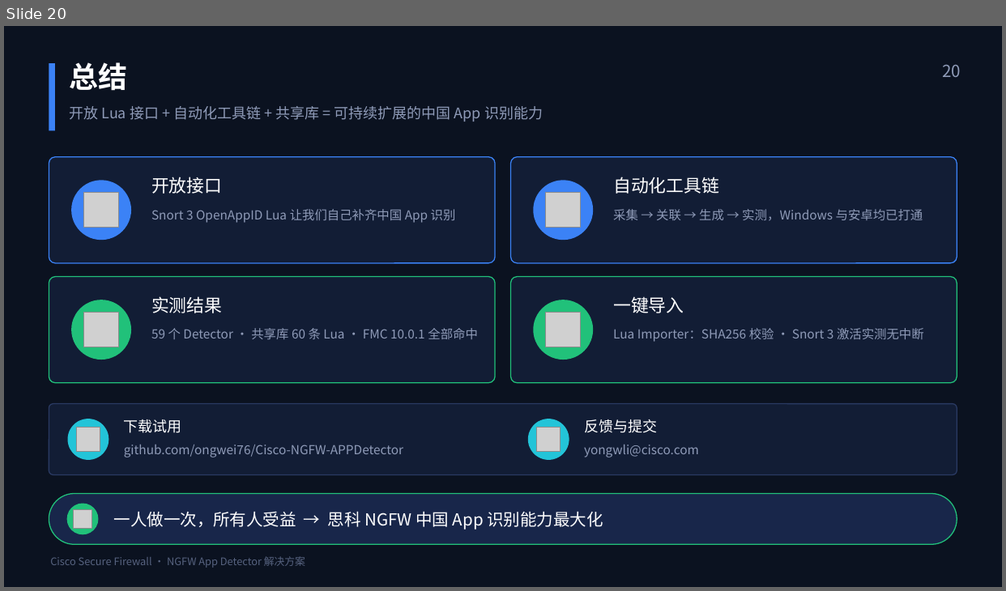
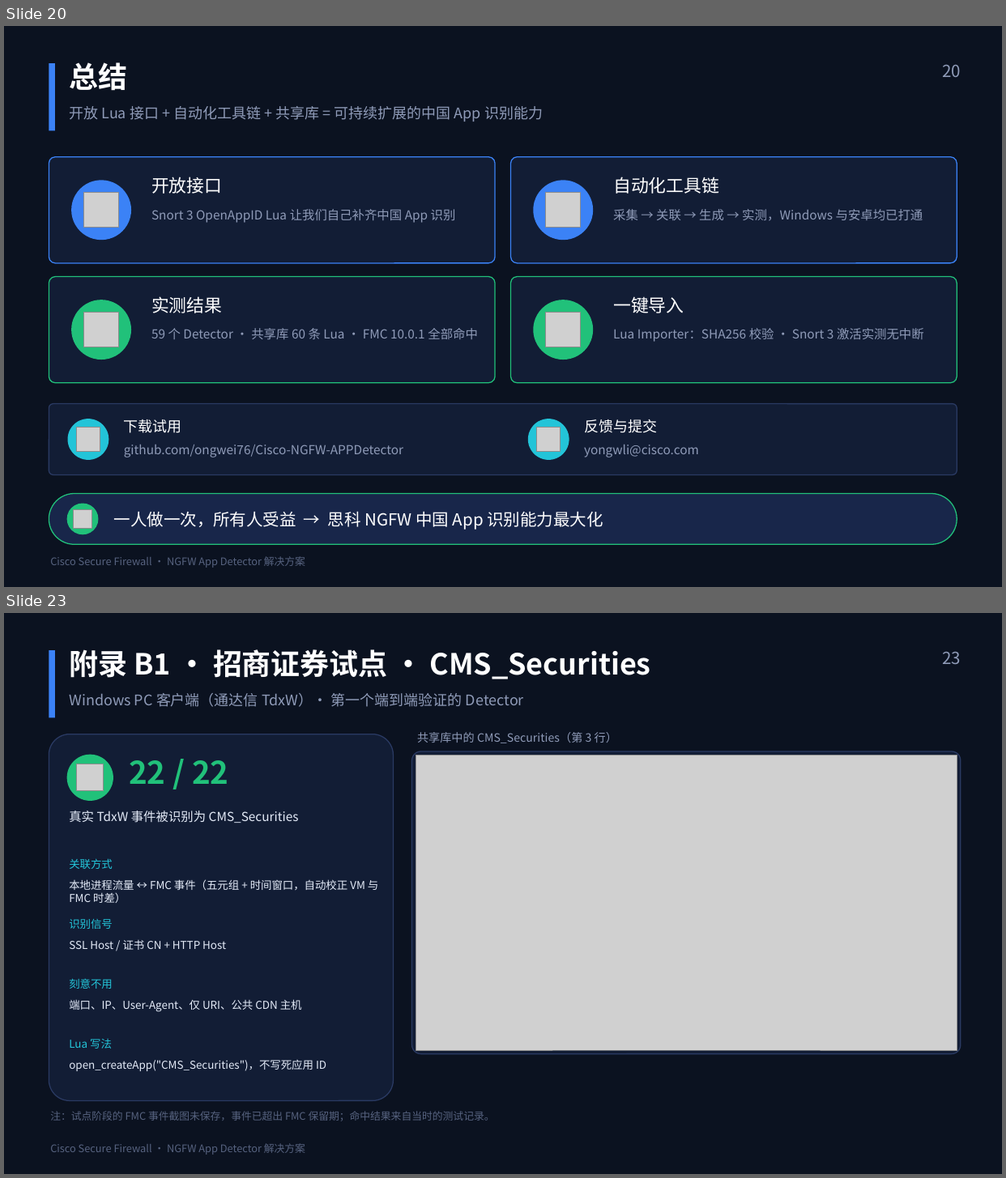
Before and after one commit to ongwei76/Cisco-NGFW-APPDetector, a slide deck: presentation/NGFW_App_Detector_解决方案介绍_中文.pptx. Shown one above the other, each under a label of ours: slide 20 before the commit, slides 20 and 23 after it; the slides between them are not shown. The pictures are 1006x591 and 1006x1178 pixels, drawn with LibreOffice and Linux fonts; fonts in the diff are those of the drawing; grey boxes stand for pictures. Boxes give left, top, right and bottom in pixels: in the first picture for what was removed or moved away, otherwise in the second. Text is boxed around its words. In the diff, an @@ line names an element or a change of style, - is before the commit and + after.

```diff
--- a/presentation/NGFW_App_Detector_解决方案介绍_中文.pptx
+++ b/presentation/NGFW_App_Detector_解决方案介绍_中文.pptx
@@ slide 23 added at box(4, 613, 1002, 1174), background #FFFFFF @@
@@ rectangle added at box(4, 613, 1002, 1174), fill #0B1220 @@
@@ rectangle added at box(49, 650, 55, 717), fill #3B82F6 @@
@@ text added at box(69, 649, 651, 679), 28 pt, text #FFFFFF, bold @@
+附录 B1 · 招商证券试点 · CMS_Securities
@@ text added at box(942, 651, 961, 664), 16 pt, text #8F9BB8 @@
+23
@@ text added at box(69, 693, 524, 707), 14 pt, text #8F9BB8 @@
+Windows PC 客户端（通达信 TdxW）· 第一个端到端验证的 Detector
@@ text added at box(417, 732, 617, 743), 11 pt, text #8F9BB8 @@
+共享库中的 CMS_Securities（第 3 行）
@@ rounded rectangle added at box(49, 735, 394, 1101), fill #121D35, outline #2A3A63 1 pt @@
@@ ellipse added at box(67, 755, 113, 801), fill #21C17A @@
@@ rounded rectangle added at box(412, 752, 961, 1054), fill #121D35, outline #2A3A63 1 pt @@
@@ picture added at box(415, 756, 957, 1050) @@
@@ picture added at box(77, 764, 104, 791) @@
@@ text added at box(129, 760, 228, 784), 30 pt, text #21C17A, bold @@
+22 / 22
@@ text added at box(69, 811, 299, 823), 12 pt, text #E3EAF7 @@
+真实 TdxW 事件被识别为 CMS_Securities
@@ text added at box(69, 858, 113, 869), 10.5 pt, text #23C4D8 @@
+关联方式
@@ text added at box(69, 879, 378, 903), 10.5 pt, text #E3EAF7 @@
+本地进程流量 ↔ FMC 事件（五元组 + 时间窗口，自动校正 VM 与 FMC 时差）
@@ text added at box(69, 919, 113, 929), 10.5 pt, text #23C4D8 @@
+识别信号
@@ text added at box(69, 940, 226, 950), 10.5 pt, text #E3EAF7 @@
+SSL Host / 证书 CN + HTTP Host
@@ text added at box(69, 979, 113, 989), 10.5 pt, text #23C4D8 @@
+刻意不用
@@ text added at box(69, 999, 302, 1012), 10.5 pt, text #E3EAF7 @@
+端口、IP、User-Agent、仅 URI、公共 CDN 主机
@@ text added at box(69, 1039, 112, 1049), 10.5 pt, text #23C4D8 @@
+Lua 写法
@@ text added at box(69, 1060, 326, 1071), 10.5 pt, text #E3EAF7 @@
+open_createApp("CMS_Securities")，不写死应用 ID
@@ text added at box(50, 1111, 495, 1122), 10 pt, text #56627F @@
+注：试点阶段的 FMC 事件截图未保存，事件已超出 FMC 保留期；命中结果来自当时的测试记录。
@@ text added at box(50, 1144, 305, 1155), 10 pt, text #56627F @@
+Cisco Secure Firewall · NGFW App Detector 解决方案
```
Also in this commit, not shown: 1 slide changed, 68 other slides added, 4 other files.
